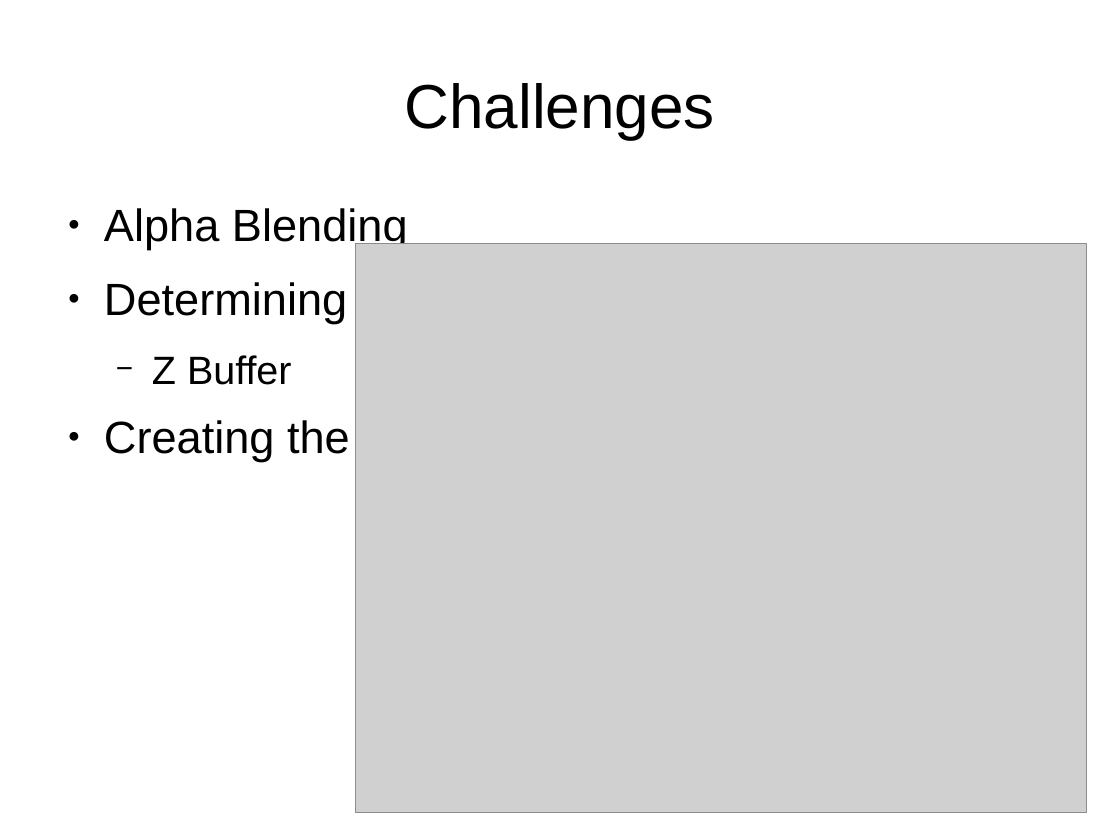
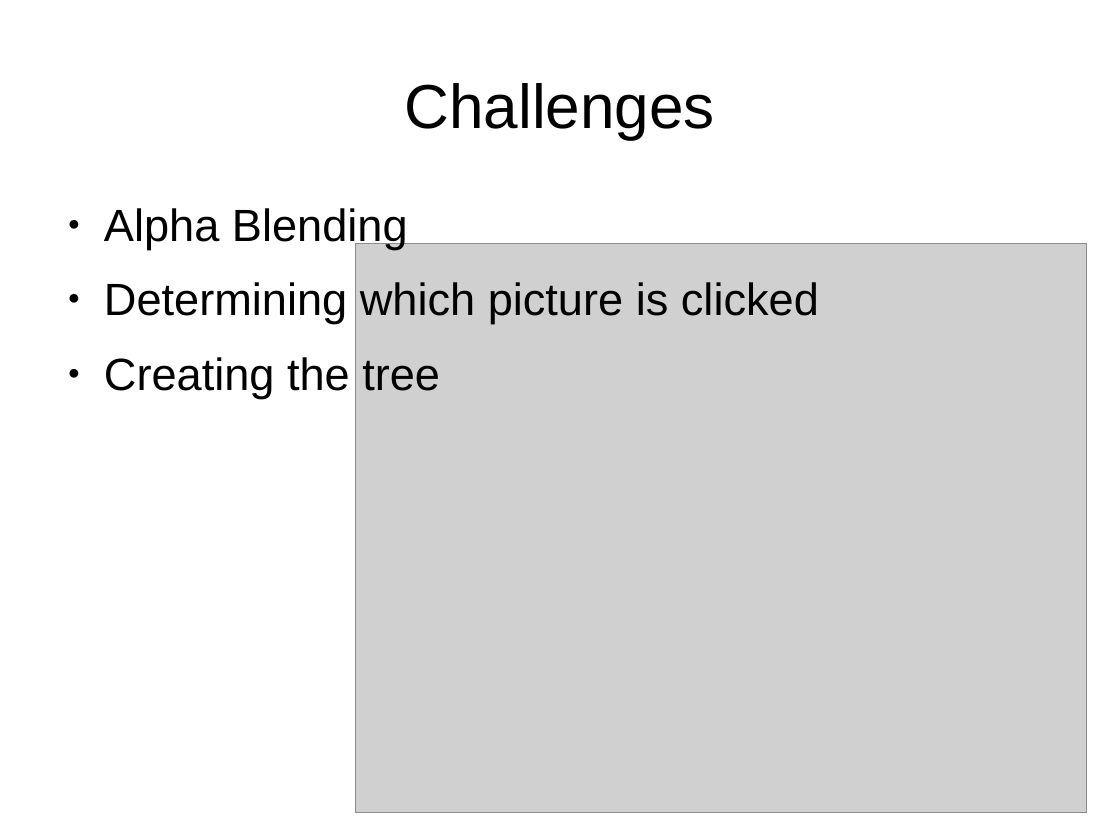
Before and after one commit to camdonite/mobile, a slide deck: slide 5 of docs/presentation.odp. Drawn at 1120x840 pixels with LibreOffice and Linux fonts; fonts in the diff are those of the drawing; grey boxes stand for pictures. Boxes give left, top, right and bottom in pixels: in the first picture for what was removed or moved away, otherwise in the second. Text is boxed around its words. In the diff, an @@ line names an element or a change of style, - is before the commit and + after.

```diff
--- a/docs/presentation.odp
+++ b/docs/presentation.odp
@@ text at [152,355,292,385]: paragraph removed @@
-  − Z Buffer
```
Also in this commit, not shown: 3 other slides changed, 2 slides added, 33 other files.
